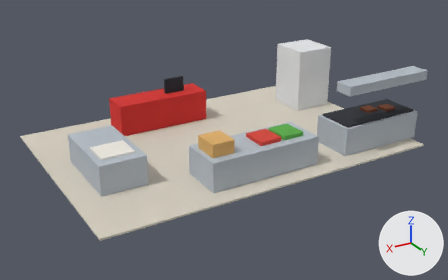
Renders of the glTF model packages/core/src/fixtures/stages/kitchen-ktx2.glb from each side of a commit.
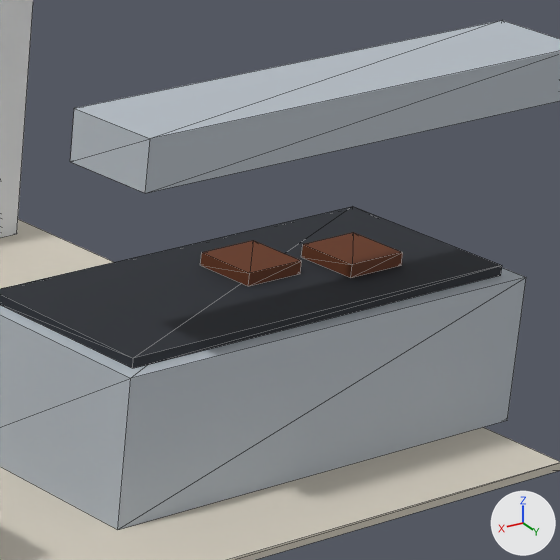
Each version is shown whole from a 50 mm camera at (9.51, 16.17, 8.05) aimed at (0.03, 0.38, 0.15), then close up on the part from 72% to 95% of the width and 22% to 58% of the height. Lighting does not change. The marker at lower right points along +X, +Y and +Z. The older version's two pictures come first. The close-ups show mesh edges as thin lines. Where no turn or scale is listed for an object, it has been applied to the vertices.

Before the edit, the objects in view are built like this:
```python
me_mesh_0 = bpy.data.meshes.new('Mesh_0')
me_mesh_0.from_pydata(...)  # a box spanning x -0.5..0.5, y -0.5..0.5, z -0.5..0.5
me_mesh_0.materials.append(mat_material_0)  # light grey #b9c1c9
me_mesh_2 = bpy.data.meshes.new('Mesh_2')
me_mesh_2.from_pydata(...)  # a box spanning x -0.5..0.5, y -0.5..0.5, z -0.5..0.5
me_mesh_2.materials.append(mat_material_2)  # brown #6b381c
me_mesh_9 = bpy.data.meshes.new('Mesh_9')
me_mesh_9.from_pydata(...)  # a box spanning x -5.5..5.5, y -3.7..3.7, z -0.03..0.03
me_mesh_9.materials.append(mat_material_9)  # pale yellow #dad3c4
ob_cube_003 = bpy.data.objects.new('Cube.003', me_mesh_0)
ob_cube_003.parent = ob_grill
ob_cube_003.location = (-4.2, 2.4, 0.45)
ob_cube_003.scale = (3.0, 1.4, 0.9)
ob_mesh_9 = bpy.data.objects.new('Mesh_9', me_mesh_9)
ob_mesh_9.location = (0.0, 0.0, -0.025)
ob_patty_001 = bpy.data.objects.new('patty.001', me_mesh_2)
ob_patty_001.parent = ob_grill
ob_patty_001.location = (-4.3, 2.3, 1.0)
ob_patty_001.scale = (0.4, 0.4, 0.08)
# also in view: 'griddle' at (-4.2, 2.4, 0.93); 'patty' at (-4.9, 2.5, 1.0); 'Mesh_8' at (-4.6, -1.6, 1.1); 'hood' at (-4.2, 2.9, 2.15)
```
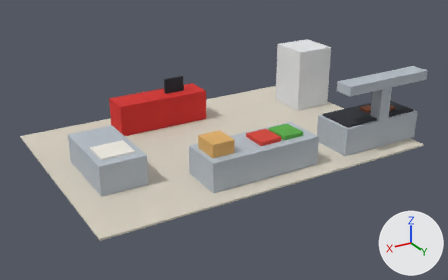
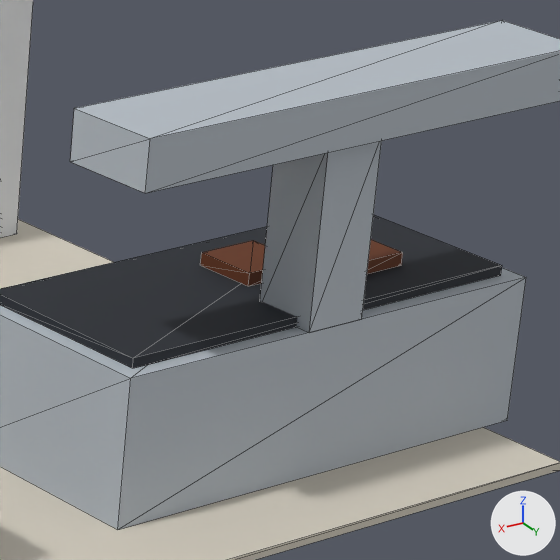
Changed parts and their boxes (x1, y1, x2, y2) in the close-ups (560 x 560 px):
'flue', added: after (260, 141, 382, 333)
'patty', unchanged, covered by the edit: before (302, 232, 403, 278); after (367, 240, 403, 274)

What the commit changed:
Object 'flue' (ob_flue) is new; it shows me_mesh_0.
Its parent is ob_grill.
Its location is (-4.2, 2.9, 1.45).
Its scale is (0.4, 0.4, 1.1).
